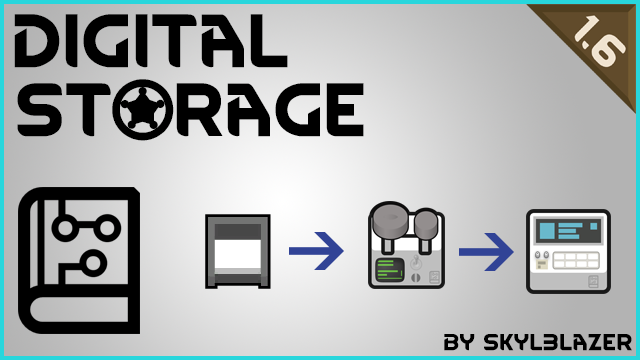
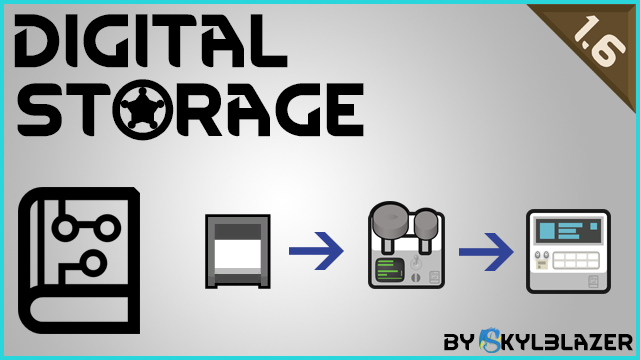
Comparing the layer stacks of the two 640px x 360px images. Changes:
renamed "by Skyl3lazer" to "by kyl3lazer", moved it above "Layer 8", painted on it over 479, 334, 633, 351
added layer "Layer 8" above "Layer 5" over 479, 327, 504, 353